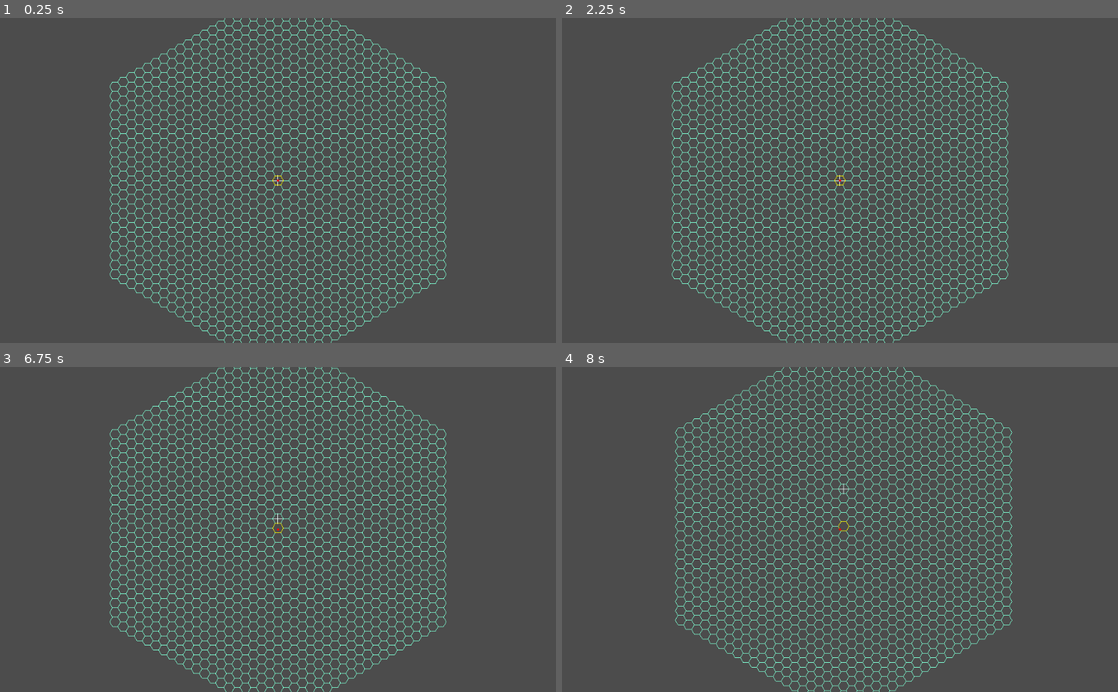
Above: before the commit, frames 1-4 (two rows, left to right).
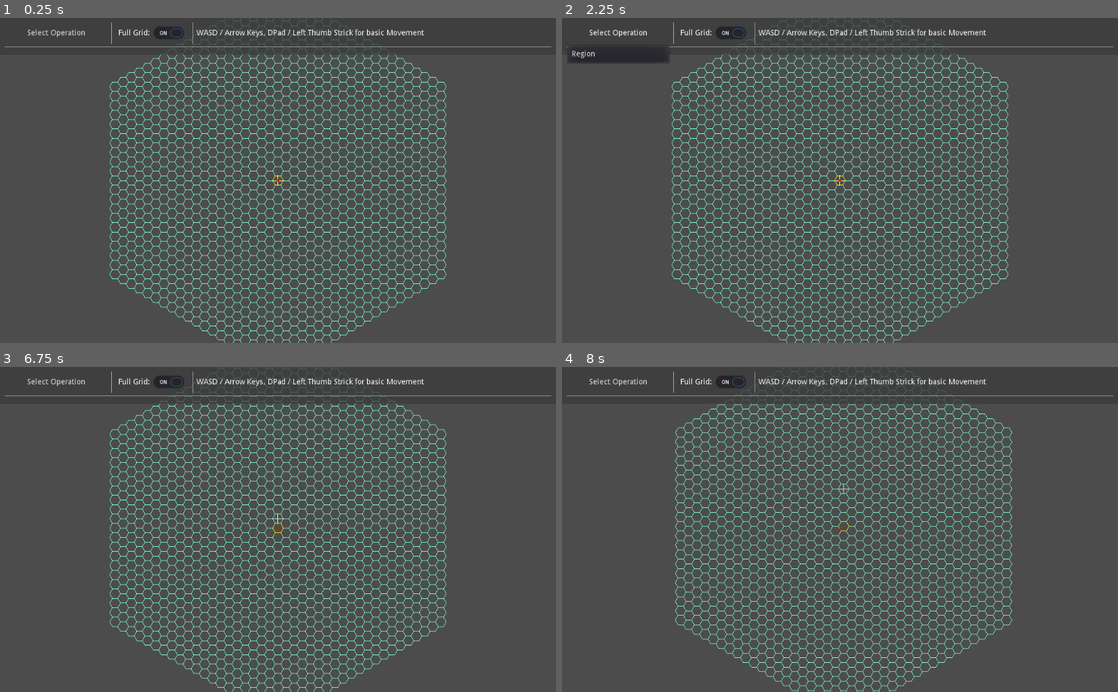
Above: after the commit, the same moments.

Repository: ObsidianBlk/HexGrid3Demo
Game: Godot game, scene res://Scenes/World.tscn
Two runs of this game, one before a commit and one after it. Both use one fixed random seed, a clock stepped at 60 frames per second and the inputs below.
Inputs (mouse positions are in pixels of both pictures, inside the frame that each line leads up to):
- Up to frame 1 (0.25 s): no input
- Up to frame 2 (2.25 s): click (617, 34) at 0.5 s, where only the run after the commit has a clickable "Select Operation"; click (712, 34) at 1.25 s, where only the run after the commit has a clickable "Full Grid:"; click (617, 34) at 2 s, where only the run after the commit has a clickable "Select Operation"
- Up to frame 3 (6.75 s): click (150, 383) at 2.75 s, where only the run after the commit has a clickable "Full Grid:"; click (55, 383) at 3.5 s, where only the run after the commit has a clickable "Select Operation"; click (150, 383) at 4.25 s, where only the run after the commit has a clickable "Full Grid:"; tap Enter at 5, 6.5 s; move the mouse to (400, 513) at 5.02 s; hold Space (interact, bound only after the commit) 5.03-5.78 s; click (400, 513) at 5.17 s; right-click (400, 513) at 5.3 s; move the mouse to (166, 545) at 5.77 s; right-click (166, 545) at 5.85 s; click (166, 545) at 5.92 s; tap Space (interact, bound only after the commit) at 6.05 s; move the mouse to (333, 458) at 6.52 s; hold S (camera_down) from 6.53 s (still down); click (333, 458) at 6.67 s
- Up to frame 4 (8 s): right-click (895, 458) at 6.8 s; move the mouse to (812, 594) at 7.27 s; release S (camera_down) at 7.28 s; tap A (camera_left) at 7.35 s; click (812, 594) at 7.42 s; tap Space (interact, bound only after the commit) at 7.55 s

The runs differ from the first frame. In frame 1, 1.5% of the frame differs, in the area x 0-100%, y 0-12%; in frame 2, 2.4%, in the area x 0-100%, y 0-14%; in frame 3, 1.5%; in frame 4, 1.6%.

Commit message:
Added a toolbar to access the various features of the demo. Region operation is the only one yet.

Diff:
--- a/Scenes/World.gd
+++ b/Scenes/World.gd
@@ -13,11 +13,14 @@
 var _dir_tl : Vector2 = Vector2.ZERO
 var _dir_br : Vector2 = Vector2.ZERO
 
+var _operation_mode : String = ""
+var _region_radius : int = 1
+
 # --------------------------------------------------------------------------------------------------
 # Onready Variables
 # --------------------------------------------------------------------------------------------------
 onready var camera_node : Camera2D = $Camera2D
-
+onready var hexgrid : HexGrid = $HexGrid
 
 # --------------------------------------------------------------------------------------------------
 # Override Methods
@@ -39,6 +42,20 @@
 	elif event.is_action("camera_down", true):
 		_dir_br.y = event.get_action_strength("camera_down")
 
+	match _operation_mode:
+		"Region":
+			if event.is_action_pressed("interact"):
+				var origin : HexCell = hexgrid.get_origin()
+				if event is InputEventMouseButton:
+					origin.from_point(get_global_mouse_position() / hexgrid.cell_size)
+				if hexgrid.has_highlight_region("Region"):
+					hexgrid.change_highlight_region_cells("Region", origin.get_region(_region_radius))
+				else:
+					hexgrid.add_highlight_region("Region", origin.get_region(_region_radius), Color.tomato)
+			elif event.is_action_pressed("interact_alt"):
+				hexgrid.remove_highlight_region("Region")
+
+
 func _draw():
 	draw_line(Vector2(-10, 0), Vector2(10, 0), Color.azure)
 	draw_line(Vector2(0, -10), Vector2(0, 10), Color.azure)
@@ -47,3 +64,21 @@
 	var dir : Vector2 = _dir_br - _dir_tl
 	if dir.length_squared() > 0.1:
 		camera_node.global_position += dir * CAMERA_SPEED * delta
+
+# --------------------------------------------------------------------------------------------------
+# Override Methods
+# --------------------------------------------------------------------------------------------------
+func _on_toolbar_operation_requested(req):
+	if "op" in req:
+		_operation_mode = req["op"]
+		match req["op"]:
+			"Region":
+				if "r" in req:
+					_region_radius = req["r"]
+			_:
+				_operation_mode = ""
+	if "cmd" in req:
+		match req["cmd"]:
+			"full_grid":
+				if "enable" in req:
+					hexgrid.enable_base_grid = req["enable"]
--- a/Scenes/World.tscn
+++ b/Scenes/World.tscn
@@ -1,7 +1,8 @@
-[gd_scene load_steps=3 format=2]
+[gd_scene load_steps=4 format=2]
 
 [ext_resource path="res://Scripts/HexGrid.gd" type="Script" id=1]
 [ext_resource path="res://Scenes/World.gd" type="Script" id=2]
+[ext_resource path="res://UI/Toolbar/Toolbar.tscn" type="PackedScene" id=3]
 
 [node name="World" type="Node2D"]
 script = ExtResource( 2 )
@@ -23,3 +24,9 @@
 
 [node name="Camera2D" type="Camera2D" parent="."]
 current = true
+
+[node name="UI" type="CanvasLayer" parent="."]
+
+[node name="Toolbar" parent="UI" instance=ExtResource( 3 )]
+
+[connection signal="operation_requested" from="UI/Toolbar" to="." method="_on_toolbar_operation_requested"]
--- /dev/null
+++ b/UI/Toolbar/Region/Region.gd
@@ -0,0 +1,41 @@
+extends Control
+
+# ------------------------------------------------------------------------------
+# Signals
+# ------------------------------------------------------------------------------
+signal operation_requested(req)
+
+# ------------------------------------------------------------------------------
+# Onready Variables
+# ------------------------------------------------------------------------------
+onready var slider : HSlider = $HSlider
+onready var slidervalue_label : Label = $SliderValue
+
+# ------------------------------------------------------------------------------
+# Override Methods
+# ------------------------------------------------------------------------------
+func _ready() -> void:
+	visible = false
+
+# ------------------------------------------------------------------------------
+# Public Methods
+# ------------------------------------------------------------------------------
+func show_if_named(op_name : String) -> void:
+	if op_name == name:
+		emit_signal("operation_requested", {
+			"op":"Region",
+			"r": int(slider.value)
+		})
+		visible = true
+	else:
+		visible = false
+
+# ------------------------------------------------------------------------------
+# Handler Methods
+# ------------------------------------------------------------------------------
+func _on_h_slider_value_changed(value : float) -> void:
+	slidervalue_label.text = "[ %s ]"%[("0" if value < 10 else "") + String(int(value))]
+	emit_signal("operation_requested", {
+		"op":"Region",
+		"r": int(value)
+	})
--- /dev/null
+++ b/UI/Toolbar/Region/Region.tscn
@@ -0,0 +1,44 @@
+[gd_scene load_steps=2 format=2]
+
+[ext_resource path="res://UI/Toolbar/Region/Region.gd" type="Script" id=1]
+
+[node name="Region" type="HBoxContainer"]
+anchor_right = 1.0
+script = ExtResource( 1 )
+
+[node name="Label" type="Label" parent="."]
+margin_top = 1.0
+margin_right = 93.0
+margin_bottom = 15.0
+custom_colors/font_color = Color( 0.662745, 0.662745, 0.662745, 1 )
+text = "Region Radius:"
+
+[node name="HSlider" type="HSlider" parent="."]
+margin_left = 97.0
+margin_right = 225.0
+margin_bottom = 16.0
+rect_min_size = Vector2( 128, 0 )
+min_value = 1.0
+max_value = 15.0
+value = 1.0
+
+[node name="SliderValue" type="Label" parent="."]
+margin_left = 229.0
+margin_top = 1.0
+margin_right = 261.0
+margin_bottom = 15.0
+text = "[ 01 ]"
+
+[node name="VSeparator" type="VSeparator" parent="."]
+margin_left = 265.0
+margin_right = 269.0
+margin_bottom = 16.0
+
+[node name="Label2" type="Label" parent="."]
+margin_left = 273.0
+margin_top = 1.0
+margin_right = 490.0
+margin_bottom = 15.0
+text = "LMB / A to Place, RMB / B to Clear"
+
+[connection signal="value_changed" from="HSlider" to="." method="_on_h_slider_value_changed"]
--- /dev/null
+++ b/UI/Toolbar/Toolbar.gd
@@ -0,0 +1,41 @@
+extends Control
+
+# ------------------------------------------------------------------------------
+# Signals
+# ------------------------------------------------------------------------------
+signal operation_requested(req)
+
+# ------------------------------------------------------------------------------
+# Onready Variables
+# ------------------------------------------------------------------------------
+onready var options : MenuButton = $MC/Rows/HBC/Options
+onready var ops_container : Control = $MC/Rows/Ops
+
+# ------------------------------------------------------------------------------
+# Override Methods
+# ------------------------------------------------------------------------------
+func _ready() -> void:
+	var pop : PopupMenu = options.get_popup()
+	pop.connect("index_pressed", self, "_on_option_index_pressed")
+	for op in ops_container.get_children():
+		if op.has_method("show_if_named"):
+			pop.add_item(op.name)
+		if op.has_signal("operation_requested"):
+			op.connect("operation_requested", self, "_on_operation_requested")
+
+# ------------------------------------------------------------------------------
+# Handler Methods
+# ------------------------------------------------------------------------------
+func _on_option_index_pressed(idx : int) -> void:
+	var pop : PopupMenu = options.get_popup()
+	var item_name : String = pop.get_item_text(idx)
+	for op in ops_container.get_children():
+		if op.has_method("show_if_named"):
+			op.show_if_named(item_name)
+			break
+
+func _on_operation_requested(req : Dictionary) -> void:
+	emit_signal("operation_requested", req)
+
+func _on_full_grid_toggled(button_pressed : bool) -> void:
+	emit_signal("operation_requested", {"cmd":"full_grid", "enable":button_pressed})
--- /dev/null
+++ b/UI/Toolbar/Toolbar.tscn
@@ -0,0 +1,78 @@
+[gd_scene load_steps=3 format=2]
+
+[ext_resource path="res://UI/Toolbar/Toolbar.gd" type="Script" id=1]
+[ext_resource path="res://UI/Toolbar/Region/Region.tscn" type="PackedScene" id=2]
+
+[node name="Toolbar" type="MarginContainer"]
+anchor_right = 1.0
+script = ExtResource( 1 )
+
+[node name="ColorRect" type="ColorRect" parent="."]
+margin_right = 1024.0
+margin_bottom = 84.0
+color = Color( 0.231373, 0.231373, 0.231373, 0.752941 )
+
+[node name="MC" type="MarginContainer" parent="."]
+margin_right = 1024.0
+margin_bottom = 84.0
+custom_constants/margin_right = 8
+custom_constants/margin_top = 8
+custom_constants/margin_left = 8
+custom_constants/margin_bottom = 8
+
+[node name="Rows" type="VBoxContainer" parent="MC"]
+margin_left = 8.0
+margin_top = 8.0
+margin_right = 1016.0
+margin_bottom = 76.0
+
+[node name="HBC" type="HBoxContainer" parent="MC/Rows"]
+margin_right = 1008.0
+margin_bottom = 40.0
+
+[node name="Options" type="MenuButton" parent="MC/Rows/HBC"]
+margin_right = 192.0
+margin_bottom = 40.0
+rect_min_size = Vector2( 192, 0 )
+text = "Select Operation"
+
+[node name="VSeparator" type="VSeparator" parent="MC/Rows/HBC"]
+margin_left = 196.0
+margin_right = 200.0
+margin_bottom = 40.0
+
+[node name="FullGrid" type="CheckButton" parent="MC/Rows/HBC"]
+margin_left = 204.0
+margin_right = 342.0
+margin_bottom = 40.0
+pressed = true
+text = "Full Grid:"
+
+[node name="VSeparator2" type="VSeparator" parent="MC/Rows/HBC"]
+margin_left = 346.0
+margin_right = 350.0
+margin_bottom = 40.0
+
+[node name="Label" type="Label" parent="MC/Rows/HBC"]
+margin_left = 354.0
+margin_top = 13.0
+margin_right = 773.0
+margin_bottom = 27.0
+text = "WASD / Arrow Keys, DPad / Left Thumb Strick for basic Movement"
+
+[node name="HSeparator" type="HSeparator" parent="MC/Rows"]
+margin_top = 44.0
+margin_right = 1008.0
+margin_bottom = 48.0
+
+[node name="Ops" type="MarginContainer" parent="MC/Rows"]
+margin_top = 52.0
+margin_right = 1008.0
+margin_bottom = 68.0
+
+[node name="Region" parent="MC/Rows/Ops" instance=ExtResource( 2 )]
+anchor_right = 0.0
+margin_right = 1008.0
+margin_bottom = 16.0
+
+[connection signal="toggled" from="MC/Rows/HBC/FullGrid" to="." method="_on_full_grid_toggled"]
--- a/project.godot
+++ b/project.godot
@@ -70,6 +70,20 @@
 , Object(InputEventJoypadMotion,"resource_local_to_scene":false,"resource_name":"","device":-1,"axis":1,"axis_value":1.0,"script":null)
  ]
 }
+interact={
+"deadzone": 0.5,
+"events": [ Object(InputEventKey,"resource_local_to_scene":false,"resource_name":"","device":0,"alt":false,"shift":false,"control":false,"meta":false,"command":false,"pressed":false,"scancode":0,"physical_scancode":32,"unicode":0,"echo":false,"script":null)
+, Object(InputEventMouseButton,"resource_local_to_scene":false,"resource_name":"","device":0,"alt":false,"shift":false,"control":false,"meta":false,"command":false,"button_mask":0,"position":Vector2( 0, 0 ),"global_position":Vector2( 0, 0 ),"factor":1.0,"button_index":1,"pressed":false,"doubleclick":false,"script":null)
+, Object(InputEventJoypadButton,"resource_local_to_scene":false,"resource_name":"","device":-1,"button_index":0,"pressure":0.0,"pressed":false,"script":null)
+ ]
+}
+interact_alt={
+"deadzone": 0.5,
+"events": [ Object(InputEventKey,"resource_local_to_scene":false,"resource_name":"","device":0,"alt":false,"shift":true,"control":false,"meta":false,"command":false,"pressed":false,"scancode":0,"physical_scancode":32,"unicode":0,"echo":false,"script":null)
+, Object(InputEventMouseButton,"resource_local_to_scene":false,"resource_name":"","device":0,"alt":false,"shift":false,"control":false,"meta":false,"command":false,"button_mask":0,"position":Vector2( 0, 0 ),"global_position":Vector2( 0, 0 ),"factor":1.0,"button_index":2,"pressed":false,"doubleclick":false,"script":null)
+, Object(InputEventJoypadButton,"resource_local_to_scene":false,"resource_name":"","device":0,"button_index":1,"pressure":0.0,"pressed":false,"script":null)
+ ]
+}
 
 [physics]
 
